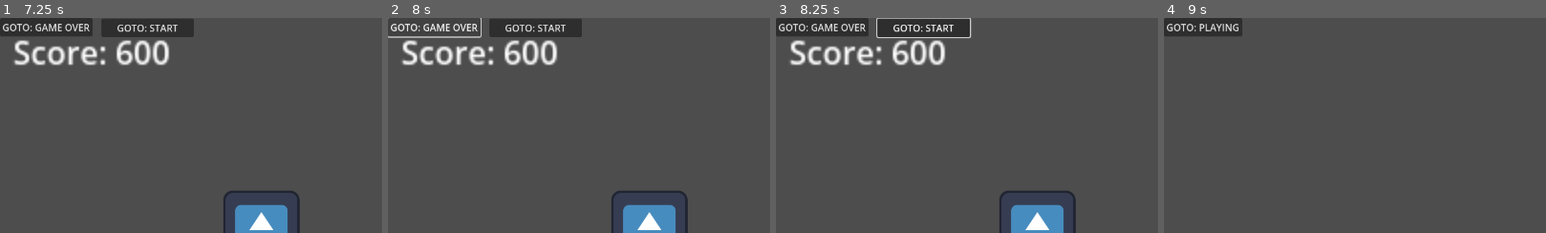
Above: before the commit, frames 1-4 (left to right).
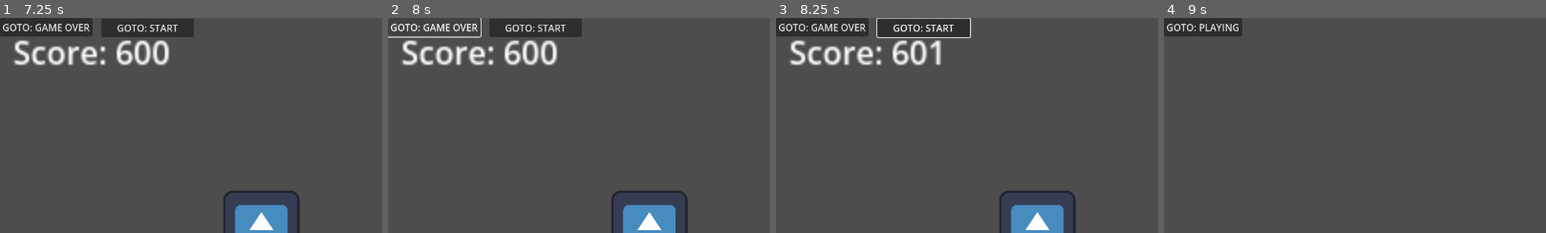
Above: after the commit, the same moments.

Repository: arget4me/cosyville
Game: Godot game, scene res://Scenes/main_scene.tscn
The game is run twice, just before and just after one commit, with the same random seed, the same clock (stepped at 60 frames per second) and the same inputs. The engine's default icon, where the game draws it, is replaced by a stand-in: a white triangle on a blue panel in a dark square.
Inputs (mouse positions are % of the whole screen's width and height, from its top left):
- Up to frame 1 (7.25 s): click "GOTO: PLAYING" at 0.5 s; click "GOTO: START" at 1.25 s; click "GOTO: START" at 2 s; click (39, 92) at 2.75 s; click (44, 92) at 3.5 s; click (48, 92) at 4.25 s; click (52, 92) at 5 s; click (56, 92) at 5.75 s; click (61, 92) at 6.5 s
- Up to frame 2 (8 s): click "GOTO: GAME OVER" at 7.25 s
- Up to frame 3 (8.25 s): tap Enter at 8 s; move the mouse to (34, 49) at 8.02 s; press the mouse at (34, 49) at 8.03 s; hold Right (ui_right) from 8.03 s (still down)
- Up to frame 4 (9 s): tap Space at 8.75 s; move the mouse to (30, 55) at 8.77 s; release Right (ui_right) at 8.78 s; release the mouse at (30, 55) at 8.78 s; hold Down (ui_down) from 8.78 s (still down); click (30, 55) at 8.85 s
The pictures show only the part of the screen within x 0-50%, y 0-50%; the shares and areas given below are measured in that part.

Frames 1-2 are identical in both runs. In frame 3, 0.4% of the frame differs, in the area x 39-45%, y 10-22%; in frame 4, nothing differs.
Error before the commit: Parse Error: Identifier "SoundManager" not declared in the current scope. (res://Scripts/Clicking/clickable.gd:17)

Commit message:
clickables can now have unique sounds

Diff:
--- a/Scripts/Clicking/clickable.gd
+++ b/Scripts/Clicking/clickable.gd
@@ -1,10 +1,13 @@
 extends Area2D
 
 signal on_clicked()
+@export var sfx_name : String = 'click'
 
 func _ready() -> void:
 	if len(on_clicked.get_connections()) == 0:
 		on_clicked.connect(_on_add_score)
+
+	on_clicked.connect(_on_clicked_play_sound)
 
 func _on_input_event(viewport: Node, event: InputEvent, shape_idx: int) -> void:
 	if event.is_action_pressed("click"):
@@ -14,4 +17,4 @@
 	ClickingManager.add_score(1)
 
 func _on_clicked_play_sound():
-	SoundManager.play_sfx('click')
+	SoundManager.play_sfx(sfx_name)
--- a/Scripts/Singletons/sound_manager.gd
+++ b/Scripts/Singletons/sound_manager.gd
@@ -29,5 +29,5 @@
 	audio_stream.stop()
 
 func play_sfx(name: String):
-	print('play_sfx("%s") not yet implemented!')
+	print('play_sfx("%s") not yet implemented!' % name)
 	pass
--- a/project.godot
+++ b/project.godot
@@ -18,6 +18,7 @@
 [autoload]
 
 GameManager="*res://Scripts/Singletons/game_manager.gd"
+SoundManager="*res://Scripts/Singletons/sound_manager.gd"
 ClickingManager="*res://Scripts/Singletons/clicking_manager.gd"
 MouseImageManager="*res://Scripts/Singletons/mouse_image_manager.gd"
 
